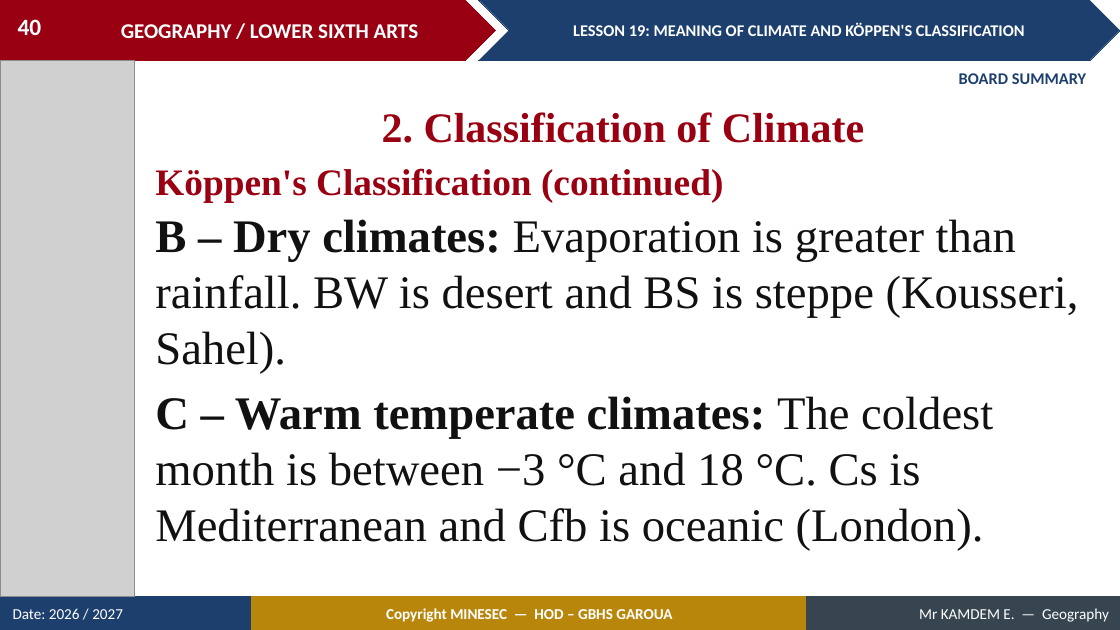
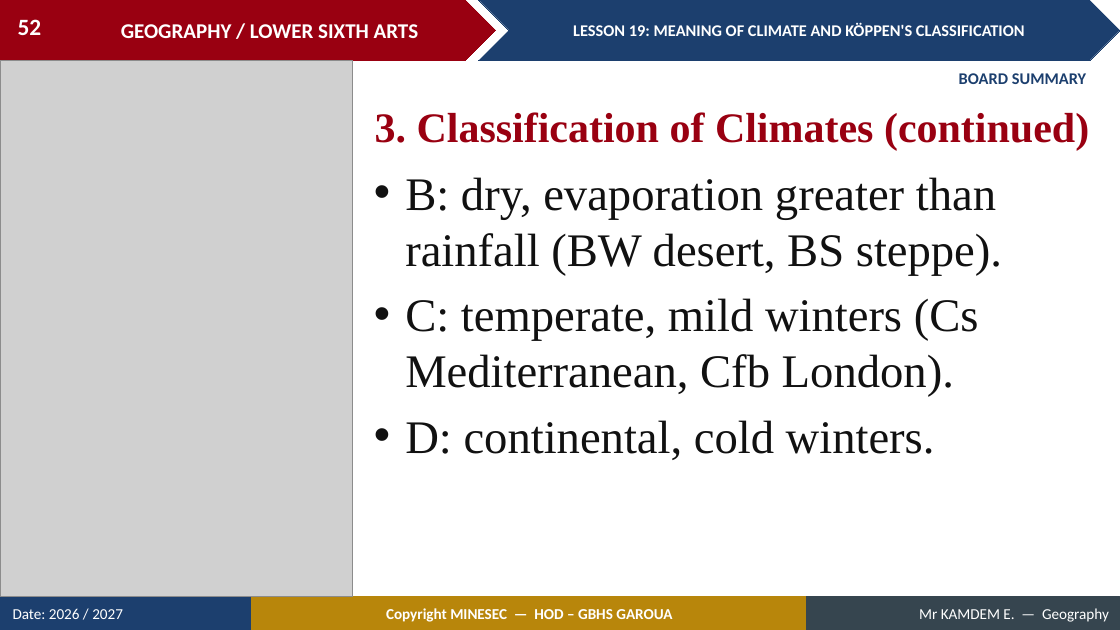
Before and after one commit to Berthautk/linea-github, a slide deck: slide 52 of lecons/LSA/Climatology/01_LSA_CLIM_L19_Meaning_of_Climate_and_K_ppen_s_Classification.pptx (slide 40 before the commit). Drawn at 1120x630 pixels with LibreOffice and Linux fonts; fonts in the diff are those of the drawing; grey boxes stand for pictures. Boxes give left, top, right and bottom in pixels: in the first picture for what was removed or moved away, otherwise in the second. Text is boxed around its words. In the diff, an @@ line names an element or a change of style, - is before the commit and + after.

```diff
--- a/lecons/LSA/Climatology/01_LSA_CLIM_L19_Meaning_of_Climate_and_K_ppen_s_Classification.pptx
+++ b/lecons/LSA/Climatology/01_LSA_CLIM_L19_Meaning_of_Climate_and_K_ppen_s_Classification.pptx
@@ page number at <box>18,19,42,35</box>: text changed @@
-40
+52
@@ picture: place and size @@
-picture at <box>0,60,134,597</box>
+picture at <box>0,60,353,597</box>
@@ text at <box>375,112,1089,150</box>: text changed @@
-2. Classification of Climate
+3. Classification of Climates (continued)
@@ text removed at <box>155,168,723,202</box> @@
-Köppen's Classification (continued)
@@ text at <box>405,177,1002,460</box>: text changed @@
-B – Dry climates: Evaporation is greater than rainfall. BW is desert and BS is steppe (Kousseri, Sahel).
-C – Warm temperate climates: The coldest month is between −3 °C and 18 °C. Cs is Mediterranean and Cfb is oceanic (London).
+• B: dry, evaporation greater than rainfall (BW desert, BS steppe).
+• C: temperate, mild winters (Cs Mediterranean, Cfb London).
+• D: continental, cold winters.
```
Also in this commit, not shown: 38 other slides changed, 19 slides added, 10 slides removed, 21 other files.
